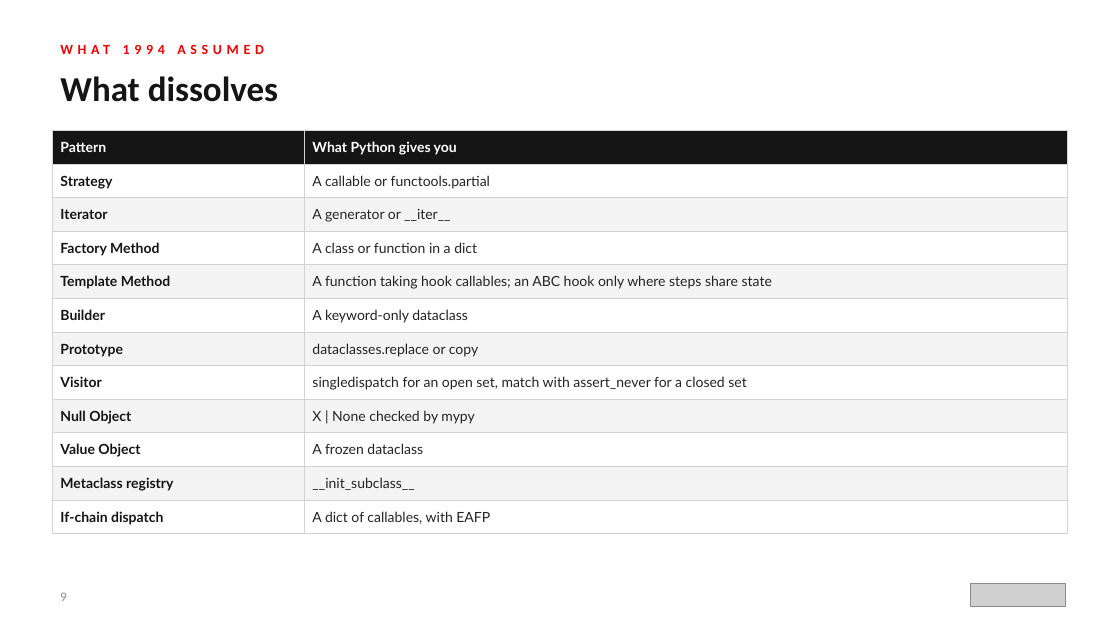
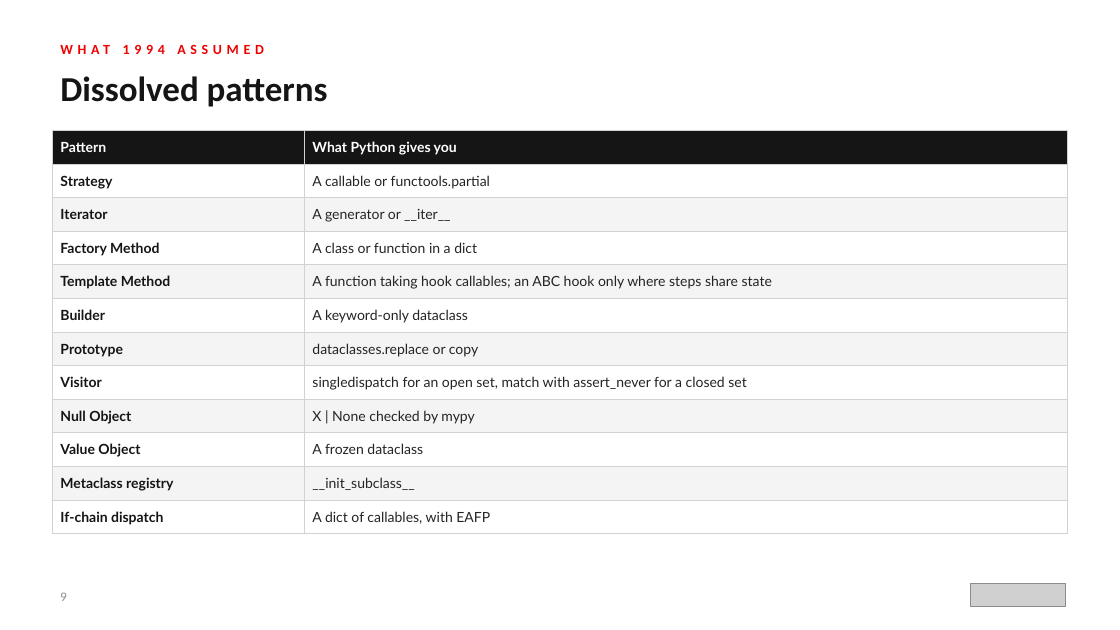
Before and after one commit to patterncatalyst/design-patterns-with-python, a slide deck: slide 9 of presentation/design-patterns-with-python-101-patterns-and-solid.pptx. Drawn at 1120x630 pixels with LibreOffice and Linux fonts; fonts in the diff are those of the drawing; grey boxes stand for pictures. Boxes give left, top, right and bottom in pixels: in the first picture for what was removed or moved away, otherwise in the second. Text is boxed around its words. In the diff, an @@ line names an element or a change of style, - is before the commit and + after.

```diff
--- a/presentation/design-patterns-with-python-101-patterns-and-solid.pptx
+++ b/presentation/design-patterns-with-python-101-patterns-and-solid.pptx
@@ text at <box>60,76,328,107</box>: text changed @@
-What dissolves
+Dissolved patterns
```
Also in this commit, not shown: 13 other slides changed, 3 other files.
